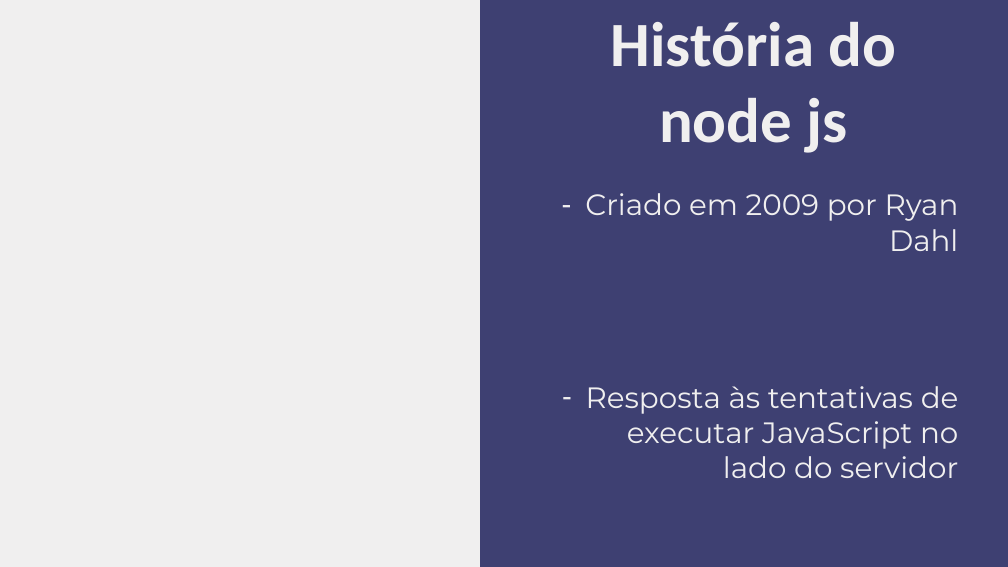
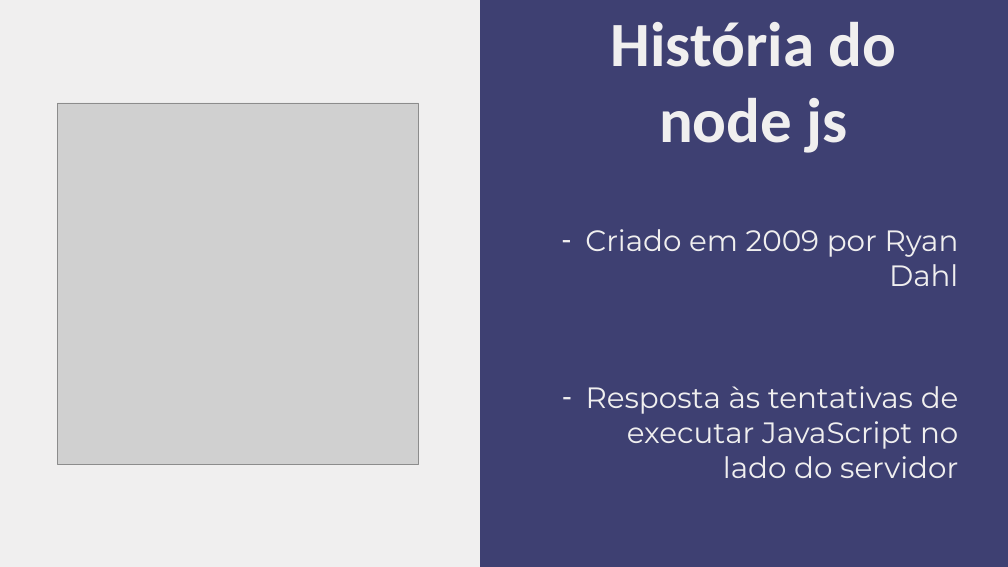
Before and after one commit to johnnysuh/atividades, a slide deck: slide 3 of NODE.pptx. Drawn at 1008x567 pixels with LibreOffice and Linux fonts; fonts in the diff are those of the drawing; grey boxes stand for pictures. Boxes give left, top, right and bottom in pixels: in the first picture for what was removed or moved away, otherwise in the second. Text is boxed around its words. In the diff, an @@ line names an element or a change of style, - is before the commit and + after.

```diff
--- a/NODE.pptx
+++ b/NODE.pptx
@@ picture added at box(57, 103, 419, 464) @@
@@ text "Criado em 2009 por Ryan ...": place and size @@
-text "Criado em 2009 por Ryan ..." at box(585, 193, 959, 251)
+text "Criado em 2009 por Ryan ..." at box(585, 229, 959, 286)
```
Also in this commit, not shown: 3 slides added.
